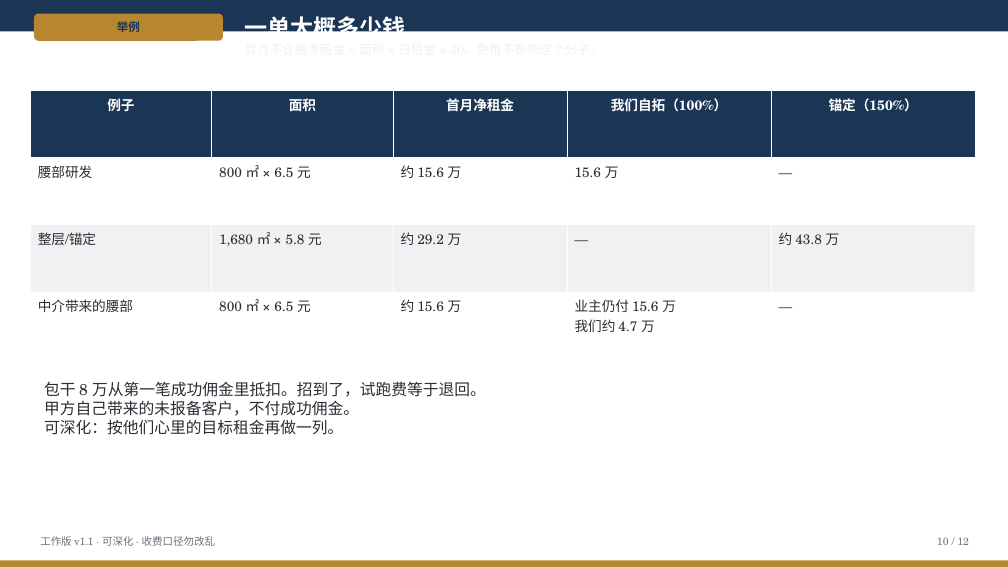
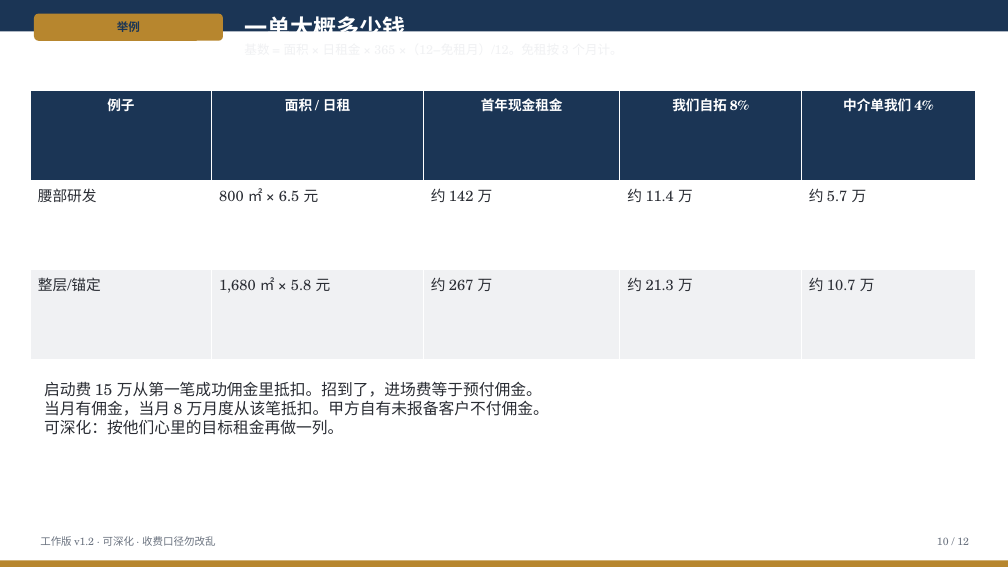
Before and after one commit to hujigang2010-maker/AIDEN, a slide deck: slide 10 of docs/advisory/deck/冠松01楼-招商合作-工作版.pptx. Drawn at 1008x567 pixels with LibreOffice and Linux fonts; fonts in the diff are those of the drawing. Boxes give left, top, right and bottom in pixels: in the first picture for what was removed or moved away, otherwise in the second. Text is boxed around its words. In the diff, an @@ line names an element or a change of style, - is before the commit and + after.

```diff
--- a/docs/advisory/deck/冠松01楼-招商合作-工作版.pptx
+++ b/docs/advisory/deck/冠松01楼-招商合作-工作版.pptx
@@ table at [30, 91, 975, 359] @@
-row 1: 例子 | 面积 | 首月净租金 | 我们自拓（100%） | 锚定（150%）
-row 2: 腰部研发 | 800 ㎡ × 6.5 元 | 约 15.6 万 | 15.6 万 | —
-row 3: 整层/锚定 | 1,680 ㎡ × 5.8 元 | 约 29.2 万 | — | 约 43.8 万
-row 4: 中介带来的腰部 | 800 ㎡ × 6.5 元 | 约 15.6 万 | 业主仍付 15.6 万 我们约 4.7 万 | —
+row 1: 例子 | 面积 / 日租 | 首年现金租金 | 我们自拓 8% | 中介单我们 4%
+row 2: 腰部研发 | 800 ㎡ × 6.5 元 | 约 142 万 | 约 11.4 万 | 约 5.7 万
+row 3: 整层/锚定 | 1,680 ㎡ × 5.8 元 | 约 267 万 | 约 21.3 万 | 约 10.7 万
@@ text at [44, 381, 549, 416]: text changed @@
-包干 8 万从第一笔成功佣金里抵扣。招到了，试跑费等于退回。
-甲方自己带来的未报备客户，不付成功佣金。
+启动费 15 万从第一笔成功佣金里抵扣。招到了，进场费等于预付佣金。
+当月有佣金，当月 8 万月度从该笔抵扣。甲方自有未报备客户不付佣金。
@@ text at [40, 536, 215, 546]: text changed @@
-工作版 v1.1 · 可深化 · 收费口径勿改乱
+工作版 v1.2 · 可深化 · 收费口径勿改乱
```
Also in this commit, not shown: 11 other slides changed, 11 other files.
